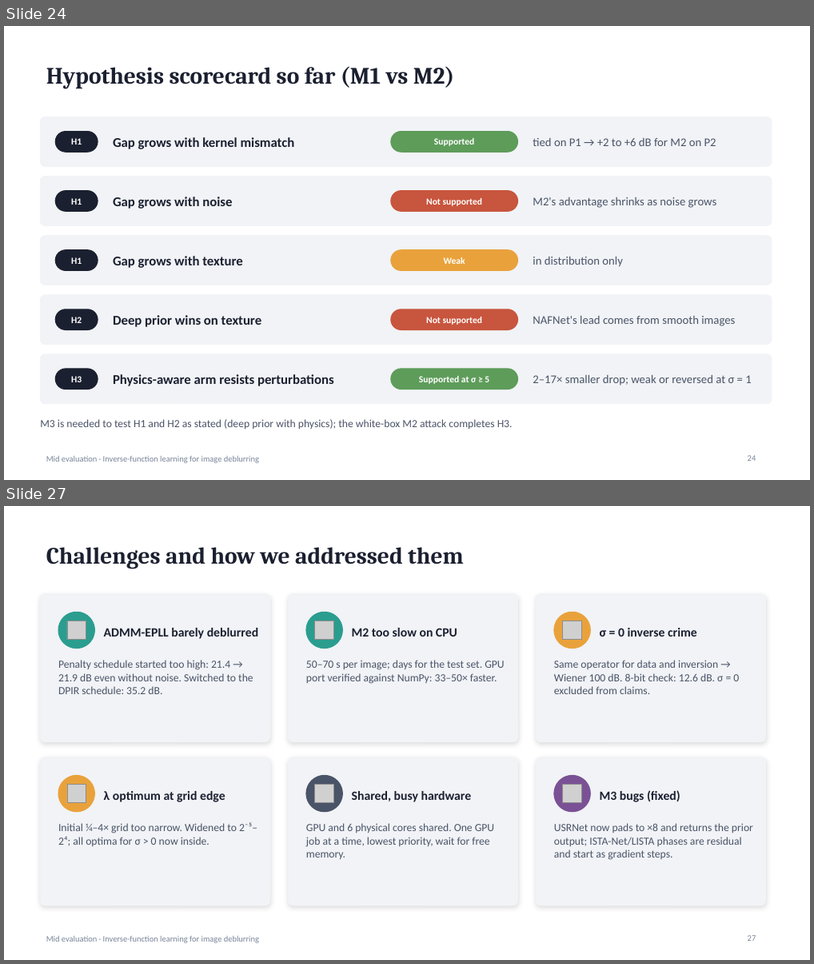
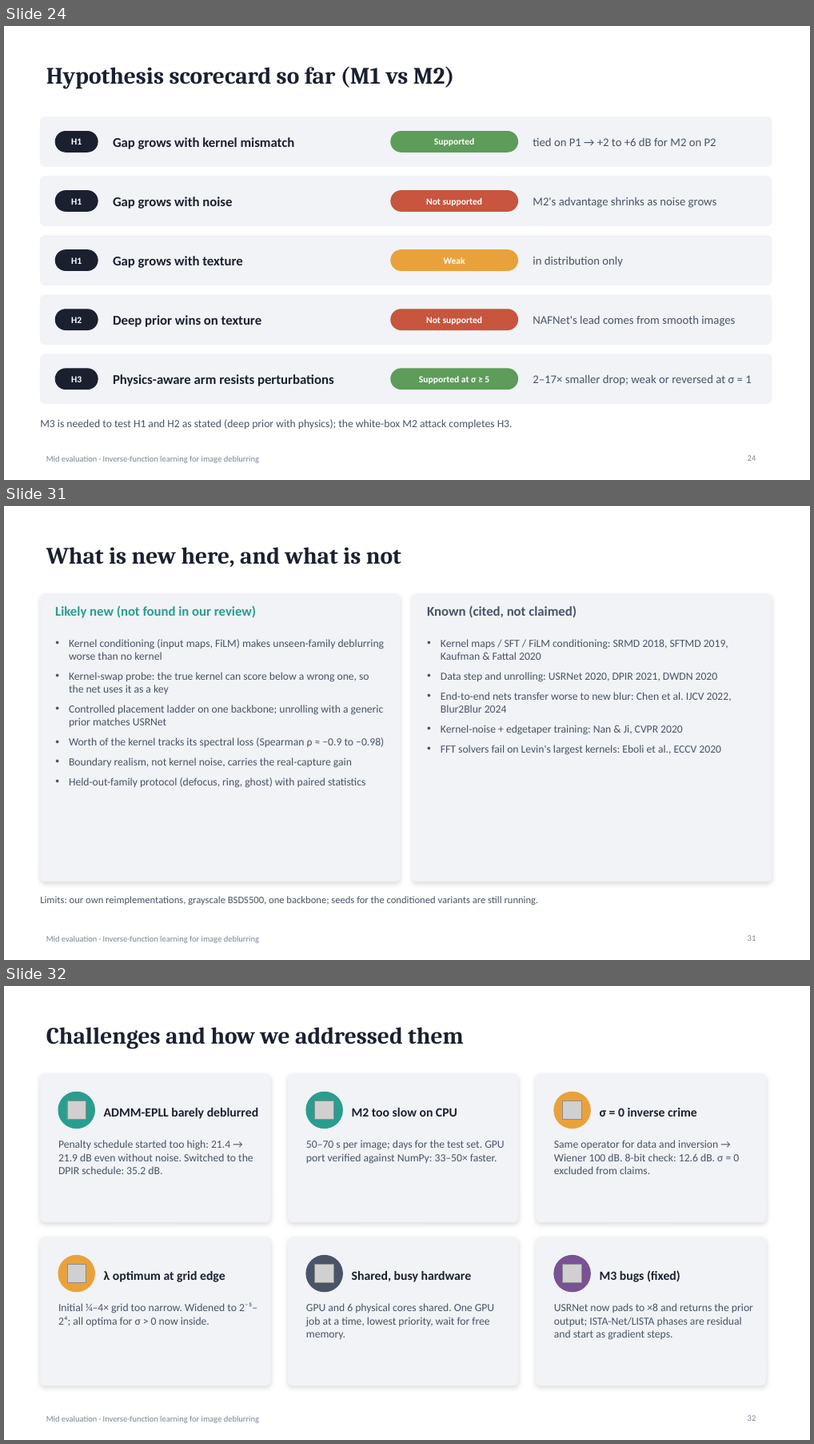
Before and after one commit to suryamanoj4/Inverse-Deblur, a slide deck: report/mid_evaluation.pptx. Shown one above the other, each under a label of ours: slides 24 and 27 before the commit, slides 24, 31 and 32 after it; the slides between them are not shown. The pictures are 814x964 and 814x1444 pixels, drawn with LibreOffice and Linux fonts; fonts in the diff are those of the drawing; grey boxes stand for pictures. Boxes give left, top, right and bottom in pixels: in the first picture for what was removed or moved away, otherwise in the second. Text is boxed around its words. In the diff, an @@ line names an element or a change of style, - is before the commit and + after.

```diff
--- a/report/mid_evaluation.pptx
+++ b/report/mid_evaluation.pptx
@@ slide 31 added at [4, 506, 810, 960], background #FFFFFF; not listed: 1 template element that a slide beside it also shows @@
@@ title added at [46, 547, 402, 567], 28 pt, text #1B2030, bold @@
+What is new here, and what is not
@@ rounded rectangle added at [40, 594, 400, 881], fill #F1F3F6, outline #F1F3F6 0.75 pt @@
@@ rounded rectangle added at [412, 594, 772, 881], fill #F1F3F6, outline #F1F3F6 0.75 pt @@
@@ text added at [55, 605, 256, 618], 16 pt, text #2A9D8F, bold @@
+Likely new (not found in our review)
@@ text added at [427, 606, 577, 618], 16 pt, text #4A5468, bold @@
+Known (cited, not claimed)
@@ text added at [69, 639, 385, 788], 13 pt, text #4A5468 @@
+• Kernel conditioning (input maps, FiLM) makes unseen-family deblurring worse than no kernel
+• Kernel-swap probe: the true kernel can score below a wrong one, so the net uses it as a key
+• Controlled placement ladder on one backbone; unrolling with a generic prior matches USRNet
+• Worth of the kernel tracks its spectral loss (Spearman ρ ≈ −0.9 to −0.98)
+• Boundary realism, not kernel noise, carries the real-capture gain
+• Held-out-family protocol (defocus, ring, ghost) with paired statistics
@@ text added at [441, 639, 732, 755], 13 pt, text #4A5468 @@
+• Kernel maps / SFT / FiLM conditioning: SRMD 2018, SFTMD 2019, Kaufman & Fattal 2020
+• Data step and unrolling: USRNet 2020, DPIR 2021, DWDN 2020
+• End-to-end nets transfer worse to new blur: Chen et al. IJCV 2022, Blur2Blur 2024
+• Kernel-noise + edgetaper training: Nan & Ji, CVPR 2020
+• FFT solvers fail on Levin's largest kernels: Eboli et al., ECCV 2020
@@ text added at [40, 896, 539, 904], 12 pt, text #4A5468 @@
+Limits: our own reimplementations, grayscale BSDS500, one backbone; seeds for the conditioned variants are still running.
@@ page number added at [748, 935, 757, 940], 10 pt, text #7A8699 @@
+31
@@ what was slide 27 is now slide 32 @@
```
Also in this commit, not shown: 3 slides changed, 5 other slides added, 1 slide removed, 1 other file.
